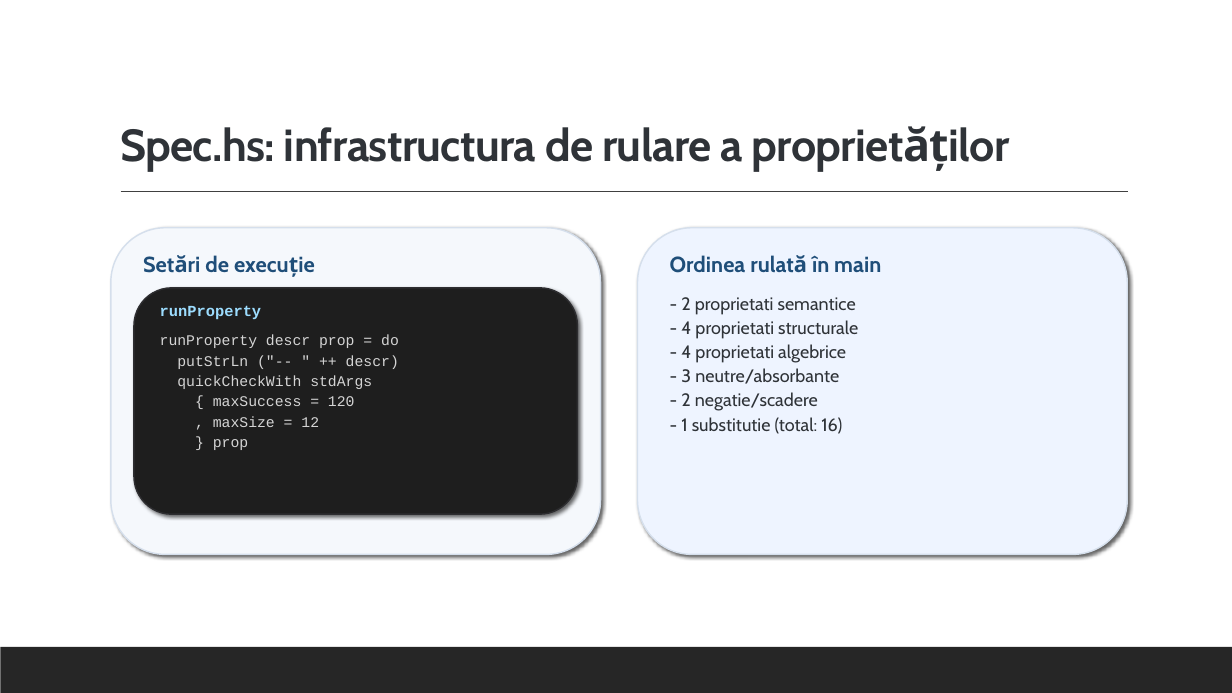
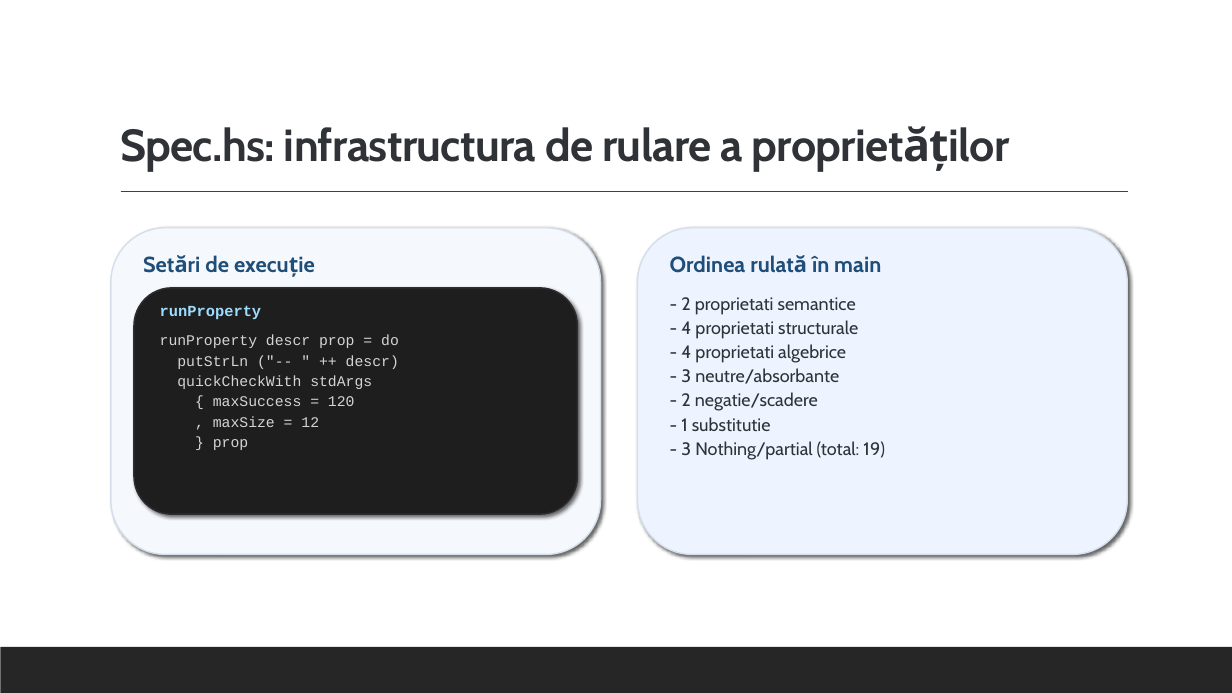
Before and after one commit to alexandrunite/MFIS_Project, a slide deck: slide 22 of Testarea property-based folosind QuickCheck.pptx. Drawn at 1232x693 pixels with LibreOffice and Linux fonts; fonts in the diff are those of the drawing. Boxes give left, top, right and bottom in pixels: in the first picture for what was removed or moved away, otherwise in the second. Text is boxed around its words. In the diff, an @@ line names an element or a change of style, - is before the commit and + after.

```diff
--- a/Testarea property-based folosind QuickCheck.pptx
+++ b/Testarea property-based folosind QuickCheck.pptx
@@ text at <box>681,417,885,460</box>: text changed @@
-- 1 substitutie (total: 16)
+- 1 substitutie
+- 3 Nothing/partial (total: 19)
```
Also in this commit, not shown: 8 other slides changed.
